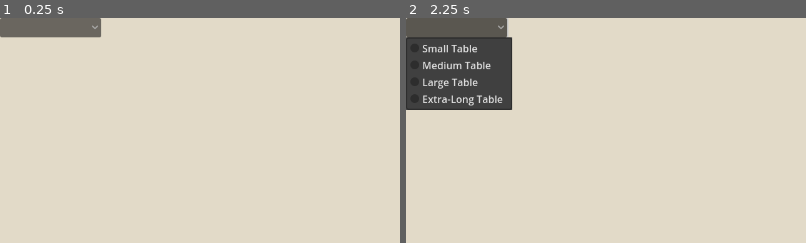
Above: before the commit, frames 1-2 (left to right).
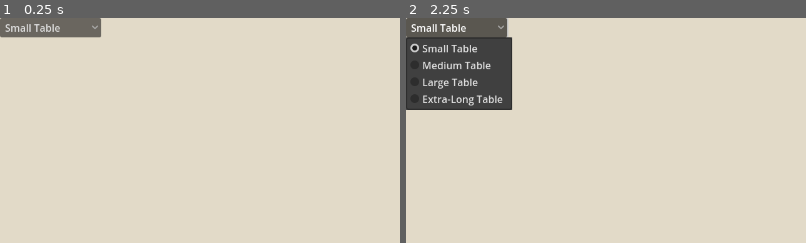
Above: after the commit, the same moments.

Repository: jac192133/Ecobana
Game: Godot game, scene res://scenes/RoomScene.tscn
Same seed, same stepped clock (60 frames per second), same inputs: the game is played once before the commit and once after it.
Inputs (mouse positions are % of the whole screen's width and height, from its top left):
- Up to frame 1 (0.25 s): no input
- Up to frame 2 (2.25 s): tap Enter at 0.5 s; click "PAUSED" at 1.25 s; click (6, 2) at 2 s
The pictures show only the part of the screen within x 0-50%, y 0-50%; the shares and areas given below are measured in that part.

The runs differ from the first frame. In frame 1, 0.3% of the frame differs, in the area x 1-15%, y 2-7%; in frame 2, 0.3%, in the area x 1-15%, y 2-16%.

Commit message:
partial dropdownmenu re tables fix

Diff:
--- a/godotecobana/scenes/RoomScene.tscn
+++ b/godotecobana/scenes/RoomScene.tscn
@@ -46,6 +46,7 @@
 script = ExtResource("8_yqss7")
 
 [node name="TableSizeDropdown" type="OptionButton" parent="Control"]
+z_index = 3
 layout_mode = 0
 offset_right = 32.0
 offset_bottom = 20.0
--- a/godotecobana/scripts/table_size_selector.gd
+++ b/godotecobana/scripts/table_size_selector.gd
@@ -3,15 +3,14 @@
 @onready var table = get_node("/root/RoomScene/Table")
 
 func _ready():
-	# Ensure the signal is connected properly
+	clear()
+	add_item("Small Table")
+	add_item("Medium Table")
+	add_item("Large Table")
+	add_item("Extra-Long Table")
 	item_selected.connect(_on_item_selected)
 
-func _on_item_selected(index: int):
+func _on_item_selected(index):
 	if table:
-		# Get the TableSize enum from the table script
-		var table_enum = table.get("TableSize")
-		if table_enum:
-			table.change_table_size(index)
-			print("Table size changed to:", table_enum.keys()[index])  # Debug output
-		else:
-			print("ERROR: TableSize enum not found in table.")
+		table.change_table_size(index)
+		print("Selected table size index:", index)
